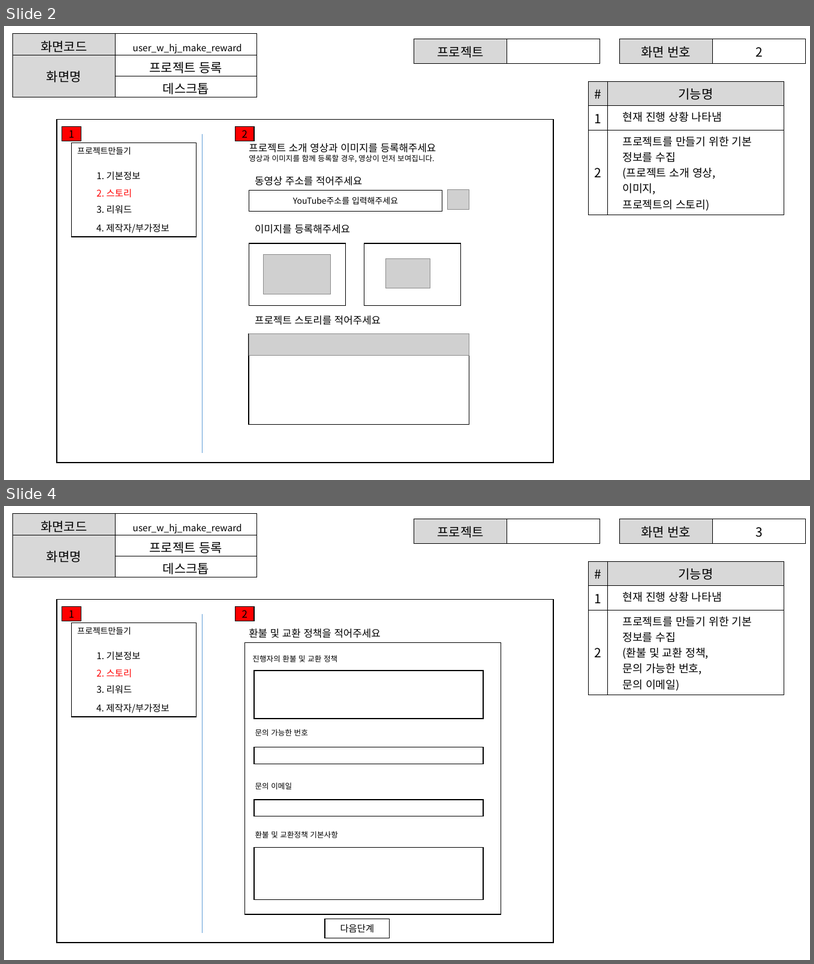
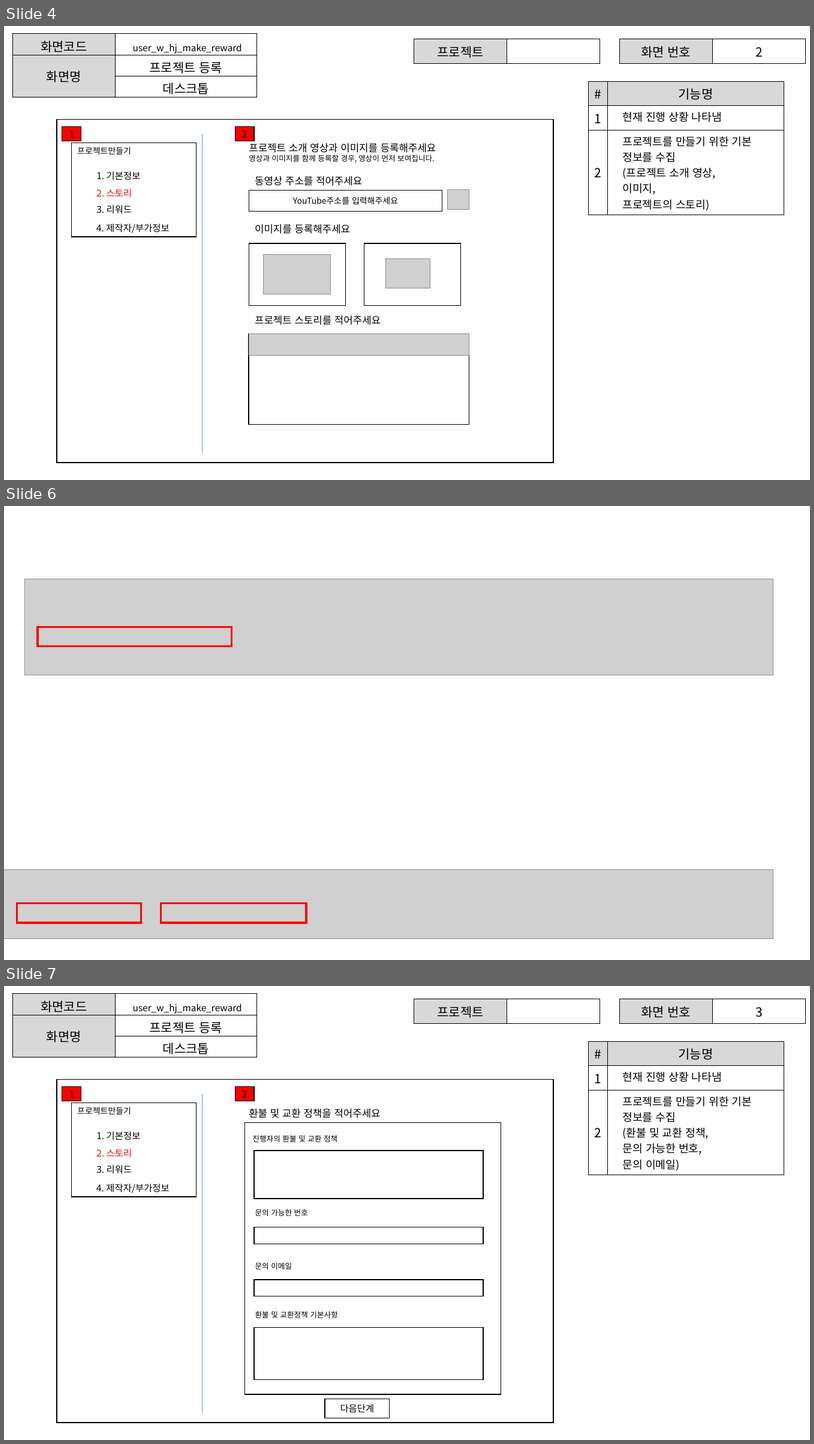
Before and after one commit to ezenteam2/EzenCrowdFunding, a slide deck: project03 화면설계서/0228 발표용 project03 - 화면 설계서 - 형준.pptx. Shown one above the other, each under a label of ours: slides 2 and 4 before the commit, slides 4, 6 and 7 after it; the slides between them are not shown. The pictures are 814x964 and 814x1444 pixels, drawn with LibreOffice and Linux fonts; fonts in the diff are those of the drawing; grey boxes stand for pictures; background and template pictures are left out. Boxes give left, top, right and bottom in pixels: in the first picture for what was removed or moved away, otherwise in the second. Text is boxed around its words. In the diff, an @@ line names an element or a change of style, - is before the commit and + after.

```diff
--- a/project03 화면설계서/0228 발표용 project03 - 화면 설계서 - 형준.pptx
+++ b/project03 화면설계서/0228 발표용 project03 - 화면 설계서 - 형준.pptx
@@ slide 6 added at <box>4,506,810,960</box>, background picture (left out) @@
@@ picture added at <box>25,579,774,675</box> @@
@@ rectangle added at <box>38,627,232,646</box>, outline #FF0000 2.25 pt @@
@@ picture added at <box>4,870,773,939</box> @@
@@ rectangle added at <box>17,903,141,923</box>, outline #FF0000 2.25 pt @@
@@ rectangle added at <box>161,903,306,923</box>, outline #FF0000 2.25 pt @@
@@ what was slide 2 is now slide 4 @@
@@ what was slide 4 is now slide 7 @@
```
Also in this commit, not shown: 2 slides changed, 9 other slides added, 5 slides removed, 3 other files.
